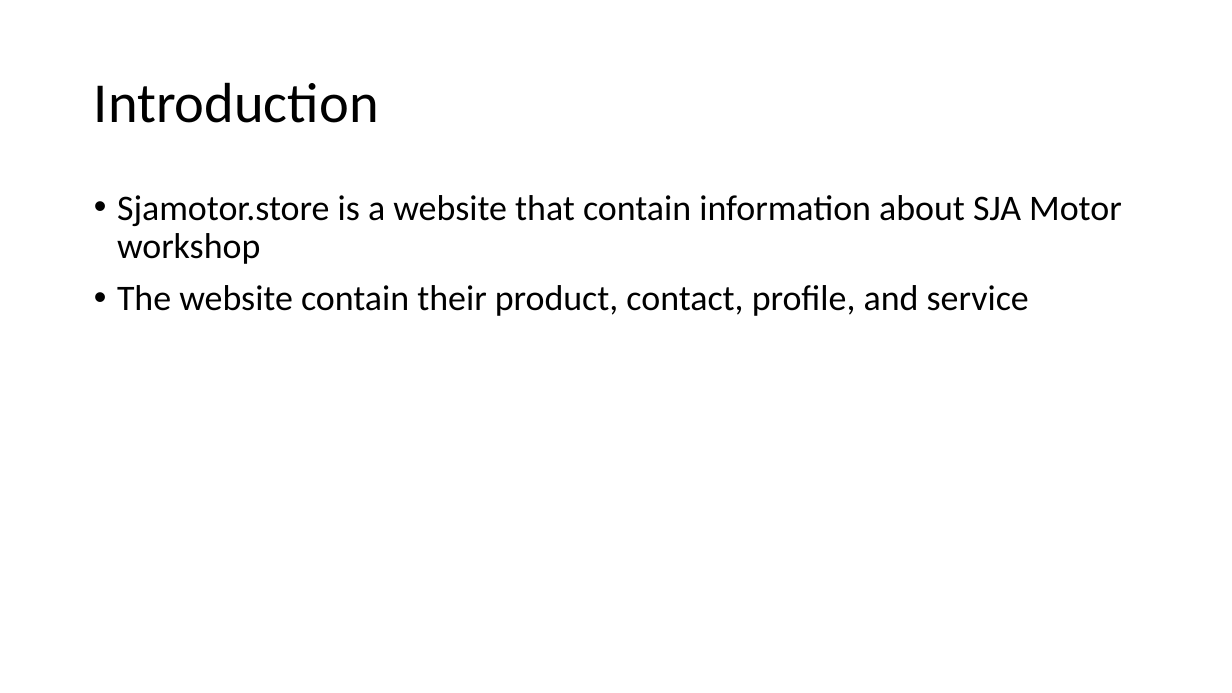
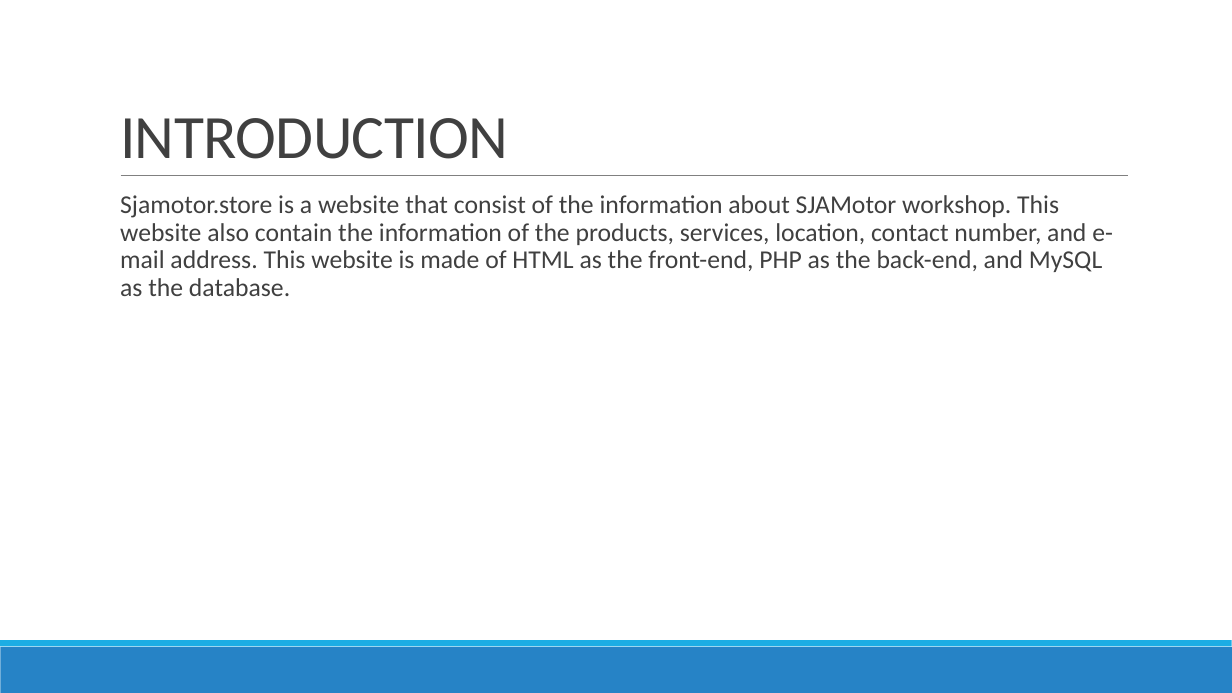
Before and after one commit to Ouroline/SE-Project, a slide deck: slide 3 of PP SE.pptx. Drawn at 1232x693 pixels with LibreOffice and Linux fonts; fonts in the diff are those of the drawing. Boxes give left, top, right and bottom in pixels: in the first picture for what was removed or moved away, otherwise in the second. Text is boxed around its words. In the diff, an @@ line names an element or a change of style, - is before the commit and + after.

Commit message:
Presentation

```diff
--- a/PP SE.pptx
+++ b/PP SE.pptx
@@ title "INTRODUCTION" at [120,118,508,159]: vertical alignment middle to bottom @@
@@ title at [120,118,508,159]: text changed; size 44 to 48 pt; text colour #000000 to #404040 @@
-Introduction
+INTRODUCTION
@@ line added from (121, 176) to (1128, 176), #808080 0.5 pt @@
@@ text at [120,195,1113,296]: text changed; size 28 to 20 pt; text colour #000000 to #404040 @@
-• Sjamotor.store is a website that contain information about SJA Motor workshop
-• The website contain their product, contact, profile, and service
+  Sjamotor.store is a website that consist of the information about SJAMotor workshop. This website also contain the information of the products, services, location, contact number, and e-mail address. This website is made of HTML as the front-end, PHP as the back-end, and MySQL as the database.
@@ rectangle added at [0,647,1232,693], fill #2683C6 @@
@@ rectangle added at [0,640,1232,647], fill #1CADE4 @@
```
Also in this commit, not shown: 1 other slide changed, 4 slides added, 2 slides removed.
